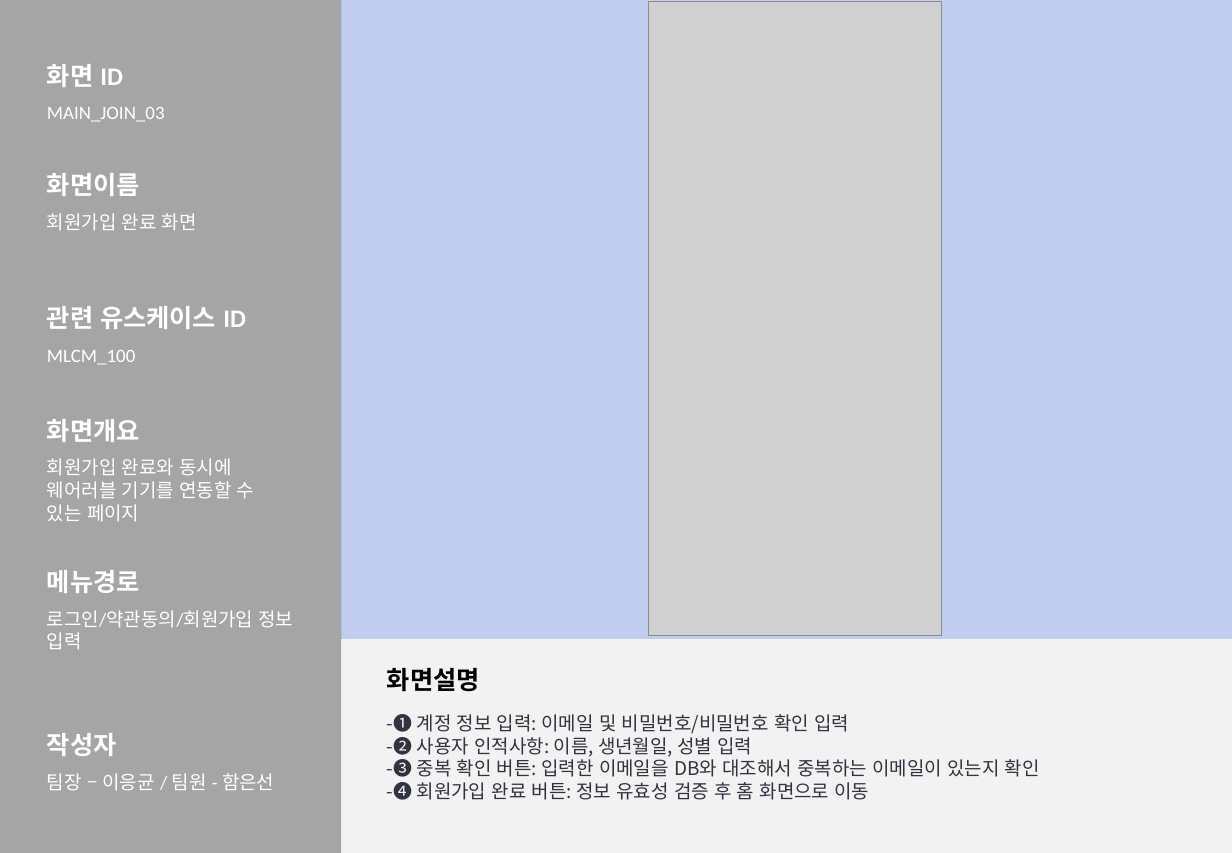
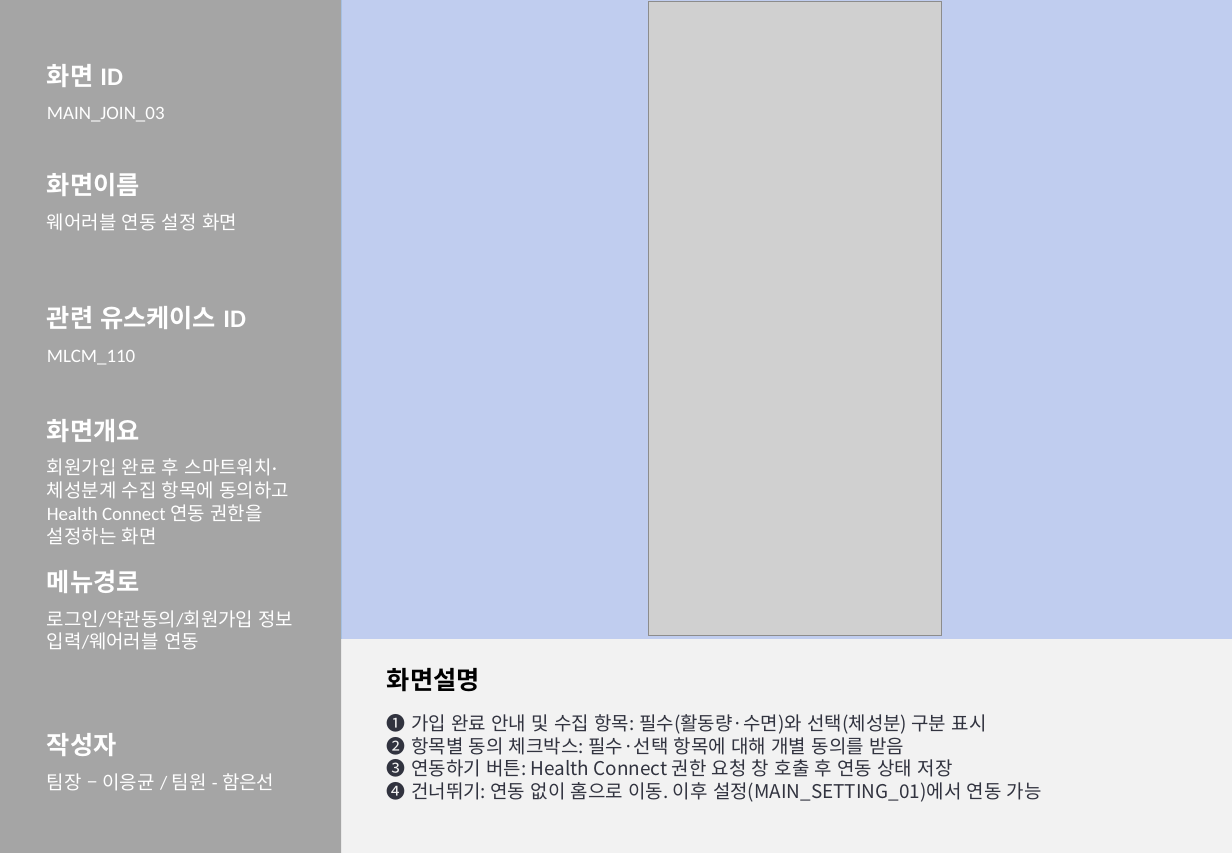
Before and after one commit to 2026-SMHRD-KDT-HealthCare-5/lisn, a slide deck: slide 10 of Documents/화면설계서_귀기울임.pptx. Drawn at 1232x853 pixels with LibreOffice and Linux fonts; fonts in the diff are those of the drawing; grey boxes stand for pictures. Boxes give left, top, right and bottom in pixels: in the first picture for what was removed or moved away, otherwise in the second. Text is boxed around its words. In the diff, an @@ line names an element or a change of style, - is before the commit and + after.

```diff
--- a/Documents/화면설계서_귀기울임.pptx
+++ b/Documents/화면설계서_귀기울임.pptx
@@ text at [47,213,237,231]: text changed @@
-회원가입 완료 화면
+웨어러블 연동 설정 화면
@@ text at [47,350,135,365]: text changed @@
-MLCM_100
+MLCM_110
@@ text at [47,458,290,545]: text changed @@
-회원가입 완료와 동시에
-웨어러블 기기를 연동할 수 있는 페이지
+회원가입 완료 후 스마트워치·체성분계 수집 항목에 동의하고
+Health Connect 연동 권한을 설정하는 화면
@@ text at [47,610,294,650]: text changed @@
-로그인/약관동의/회원가입 정보 입력
+로그인/약관동의/회원가입 정보 입력/웨어러블 연동
@@ text at [387,710,1042,802]: text changed @@
--❶ 계정 정보 입력: 이메일 및 비밀번호/비밀번호 확인 입력
--❷ 사용자 인적사항: 이름, 생년월일, 성별 입력
--❸ 중복 확인 버튼: 입력한 이메일을 DB와 대조해서 중복하는 이메일이 있는지 확인
--❹ 회원가입 완료 버튼: 정보 유효성 검증 후 홈 화면으로 이동
+❶ 가입 완료 안내 및 수집 항목: 필수(활동량·수면)와 선택(체성분) 구분 표시
+❷ 항목별 동의 체크박스: 필수·선택 항목에 대해 개별 동의를 받음
+❸ 연동하기 버튼: Health Connect 권한 요청 창 호출 후 연동 상태 저장
+❹ 건너뛰기: 연동 없이 홈으로 이동. 이후 설정(MAIN_SETTING_01)에서 연동 가능
```
Also in this commit, not shown: 8 other slides changed, 5 other files.
